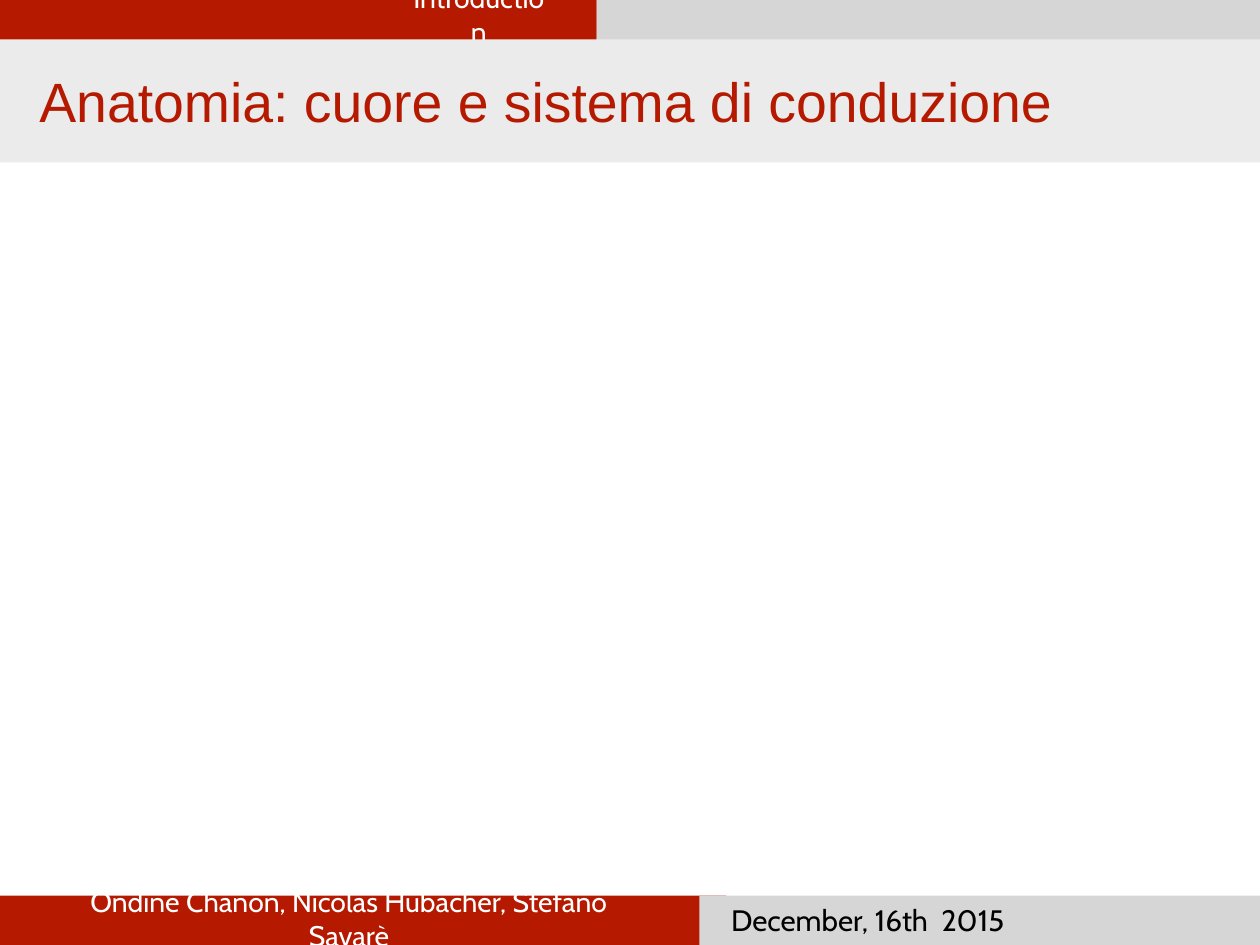
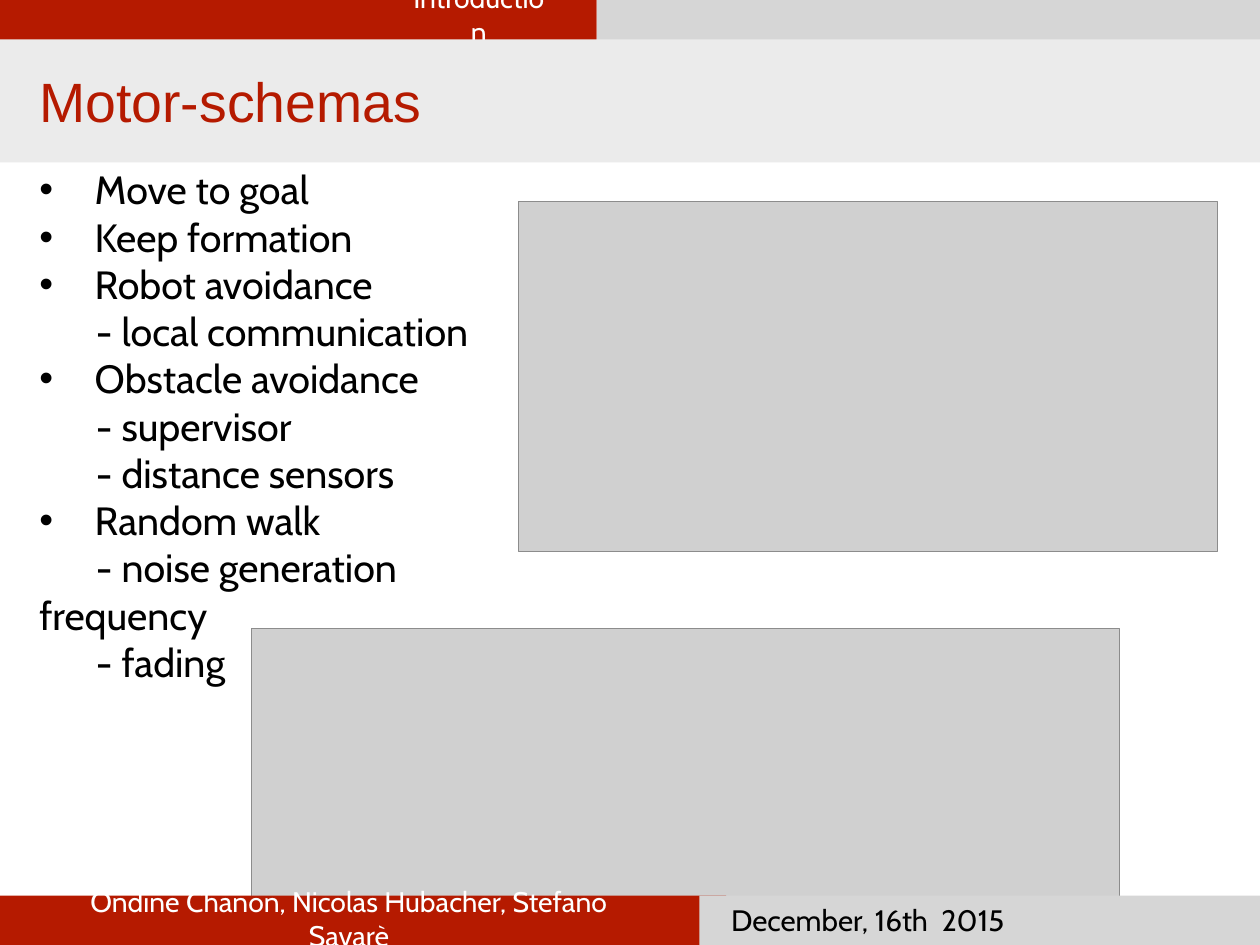
Before and after one commit to nhubi/disProject, a slide deck: slide 5 of Presentation/presentation.pptx. Drawn at 1260x945 pixels with LibreOffice and Linux fonts; fonts in the diff are those of the drawing; grey boxes stand for pictures. Boxes give left, top, right and bottom in pixels: in the first picture for what was removed or moved away, otherwise in the second. Text is boxed around its words. In the diff, an @@ line names an element or a change of style, - is before the commit and + after.

Commit message:
First motor-schemas

```diff
--- a/Presentation/presentation.pptx
+++ b/Presentation/presentation.pptx
@@ text at [39,82,421,123]: text changed @@
-Anatomia: cuore e sistema di conduzione
+Motor-schemas
@@ text added at [39,174,468,686], 32 pt, text #000000 @@
+• Move to goal
+• Keep formation
+• Robot avoidance
+- local communication
+• Obstacle avoidance
+- supervisor
+- distance sensors
+• Random walk
+  - noise generation frequency
+  - fading
@@ picture added at [518,202,1217,551] @@
@@ picture added at [252,628,1119,911] @@
```
Also in this commit, not shown: 3 other slides changed.
